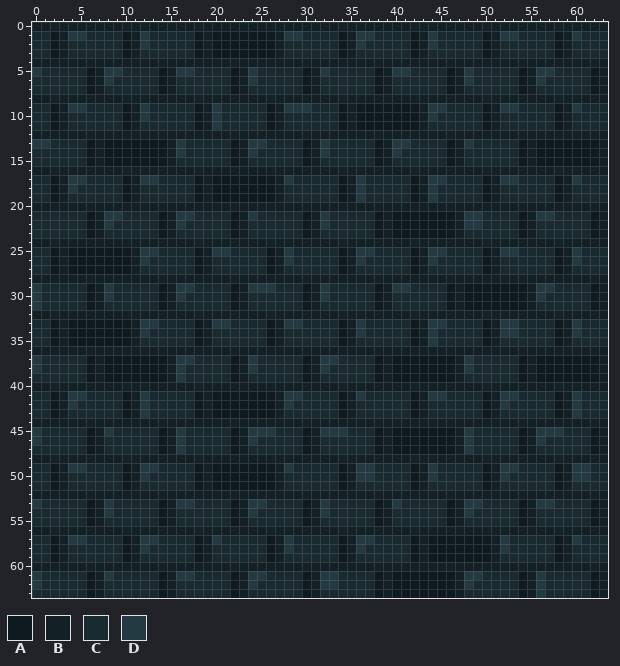
Two states of a pixel-art file, OuterWhispers/Assets/LevelsAssets/DemoLevel/Brick Wall.aseprite. The first picture shows the starting point.
64x64 pixels, 1 frame.
Palette (. is transparent): A #0e1a1f  B #132127  C #1a2a31  D #233a43
Now the later version:
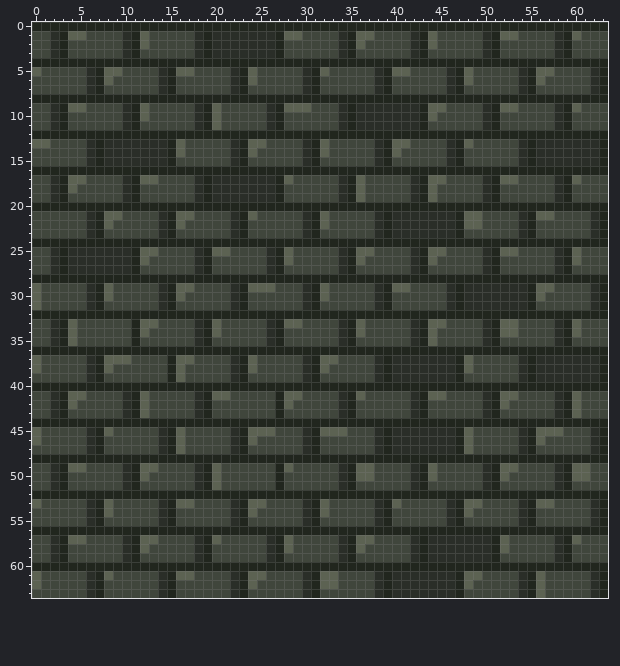
Difference:
{"colour":"A","old":"#0e1a1f","new":"#2a2e28"}
{"colour":"B","old":"#132127","new":"#21261e"}
{"colour":"C","old":"#1a2a31","new":"#40463c"}
{"colour":"D","old":"#233a43","new":"#5c6252"}
{"y":33,"x":4,"old":"AAAAAAA","new":"DCCCCCC"}
{"y":33,"x":21,"old":"D","new":"C"}
{"y":34,"x":4,"old":"AAAAAAA","new":"DCCCCCC"}
{"y":34,"x":20,"old":"C","new":"D"}
{"y":35,"x":4,"old":"AAAAAAA","new":"DCCCCCC"}
{"y":37,"x":8,"old":"AAAAAAA","new":"DDDCCCC"}
{"y":38,"x":8,"old":"AAAAAAA","new":"DCCCCCC"}
{"y":39,"x":8,"old":"AAAAAAA","new":"CCCCCCC"}
{"y":41,"x":20,"old":"AAAAAAA","new":"DDCCCCC"}
{"y":42,"x":20,"old":"AAAAAAA","new":"CCCCCCC"}
{"y":43,"x":20,"old":"AAAAAAA","new":"CCCCCCC"}
{"y":49,"x":20,"old":"AAAAAAA","new":"DCCCCCC"}
{"y":50,"x":20,"old":"AAAAAAA","new":"DCCCCCC"}
{"y":51,"x":20,"old":"AAAAAAA","new":"DCCCCCC"}
{"label":"changed","picture_box":[32,22,608,598]}
